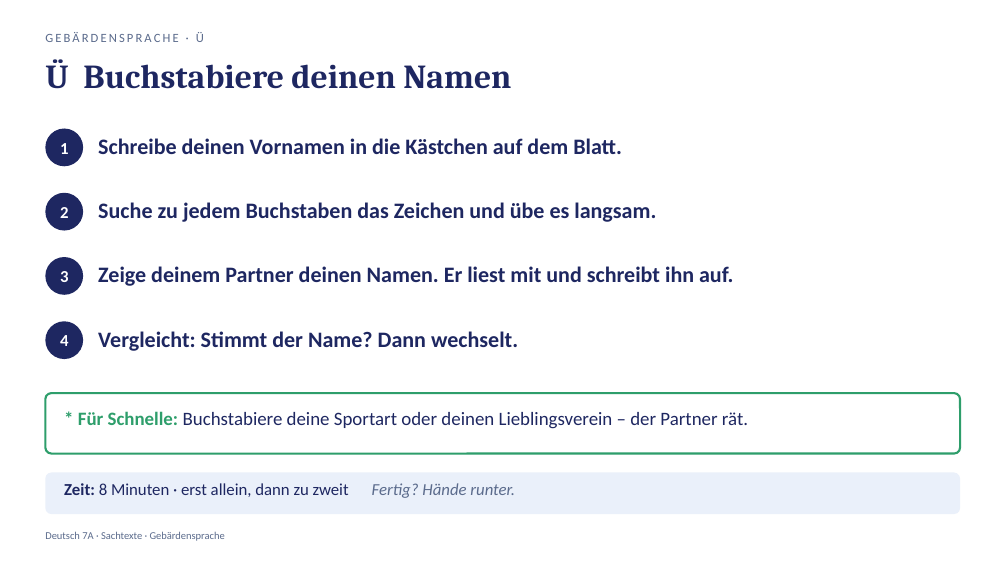
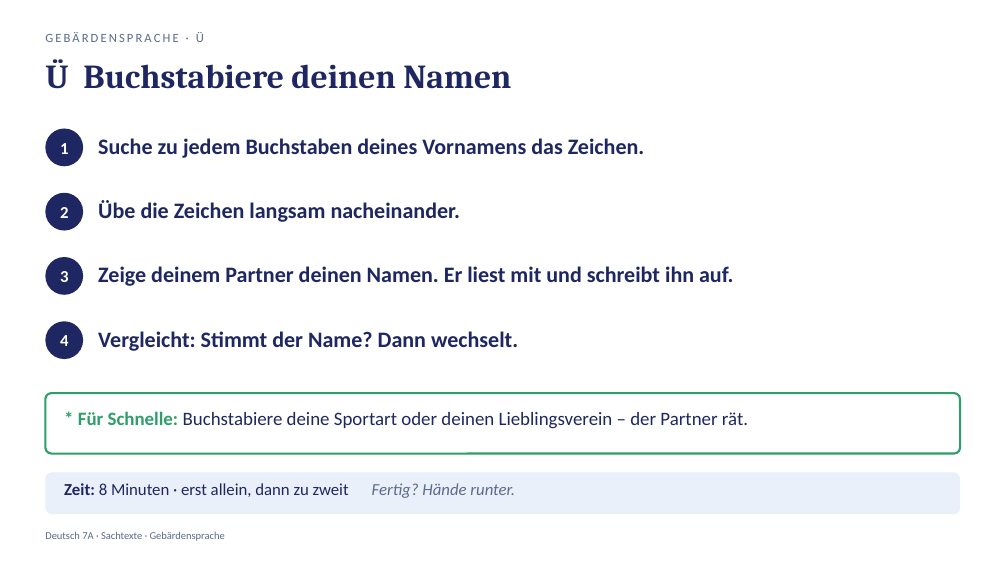
Before and after one commit to golzkonstantin-gif/Schule, a slide deck: slide 4 of Deutsch_7A/Sachtexte/Woche1/Folien_Fingeralphabet_Beispiel.pptx. Drawn at 1008x567 pixels with LibreOffice and Linux fonts; fonts in the diff are those of the drawing. Boxes give left, top, right and bottom in pixels: in the first picture for what was removed or moved away, otherwise in the second. Text is boxed around its words. In the diff, an @@ line names an element or a change of style, - is before the commit and + after.

```diff
--- a/Deutsch_7A/Sachtexte/Woche1/Folien_Fingeralphabet_Beispiel.pptx
+++ b/Deutsch_7A/Sachtexte/Woche1/Folien_Fingeralphabet_Beispiel.pptx
@@ text at box(98, 138, 645, 158): text changed @@
-Schreibe deinen Vornamen in die Kästchen auf dem Blatt.
+Suche zu jedem Buchstaben deines Vornamens das Zeichen.
@@ text at box(98, 200, 460, 222): text changed @@
-Suche zu jedem Buchstaben das Zeichen und übe es langsam.
+Übe die Zeichen langsam nacheinander.
```
Also in this commit, not shown: 5 other files.
